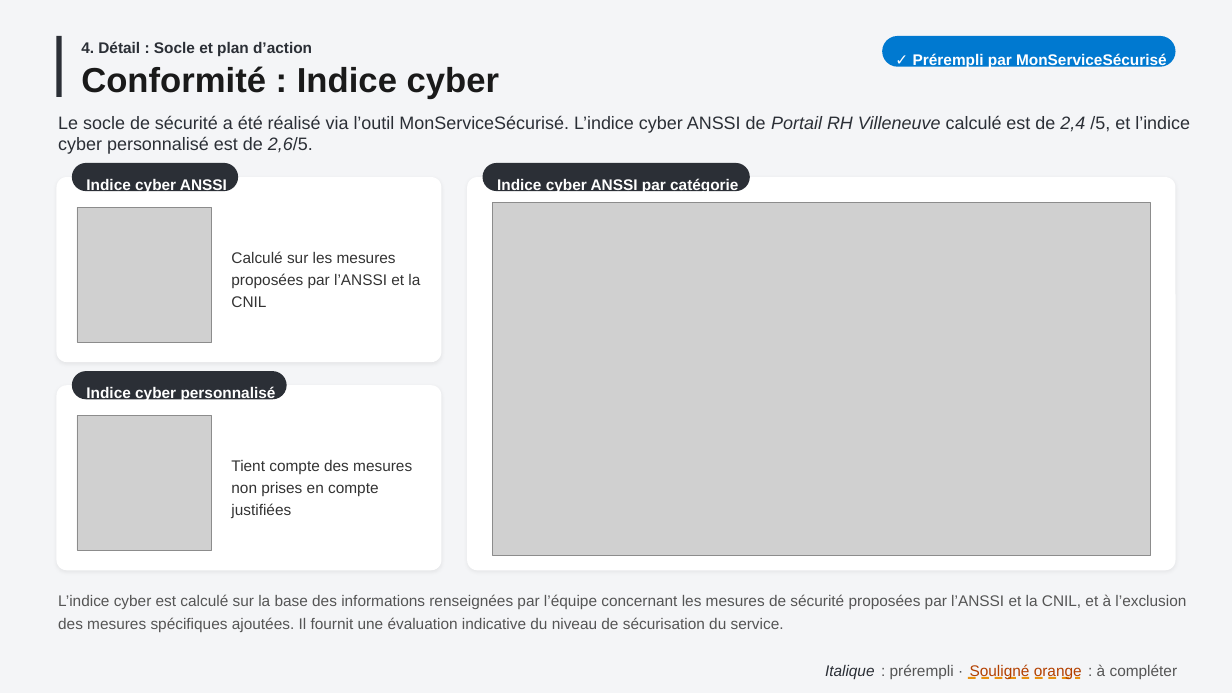
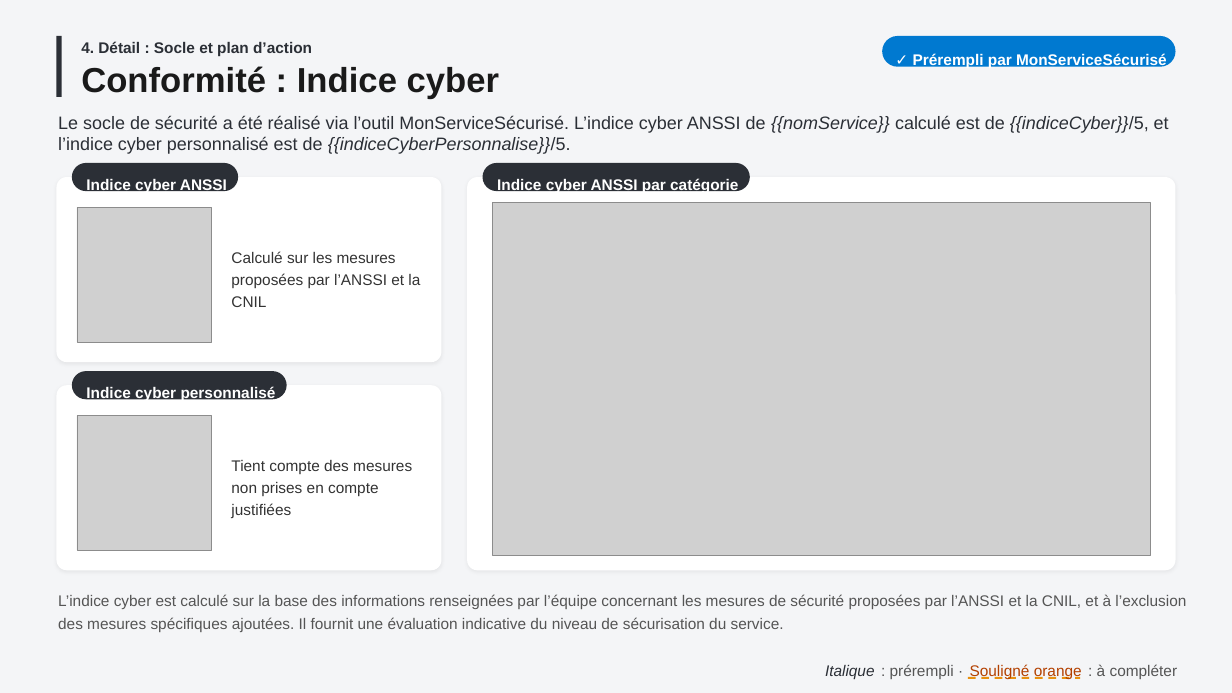
Before and after one commit to betagouv/mon-service-securise, a slide deck: slide 20 of src/vuesPowerpoint/supportCommissionHomologation.pptx. Drawn at 1232x693 pixels with LibreOffice and Linux fonts; fonts in the diff are those of the drawing; grey boxes stand for pictures. Boxes give left, top, right and bottom in pixels: in the first picture for what was removed or moved away, otherwise in the second. Text is boxed around its words. In the diff, an @@ line names an element or a change of style, - is before the commit and + after.

Commit message:
[PPTX] Ajoute la slide de l'indice cyber, brute

```diff
--- a/src/vuesPowerpoint/supportCommissionHomologation.pptx
+++ b/src/vuesPowerpoint/supportCommissionHomologation.pptx
@@ text at (58, 115, 1169, 154): text changed @@
-Le socle de sécurité a été réalisé via l’outil MonServiceSécurisé. L’indice cyber ANSSI de Portail RH Villeneuve calculé est de 2,4 /5, et l’indice cyber personnalisé est de 2,6/5.
+Le socle de sécurité a été réalisé via l’outil MonServiceSécurisé. L’indice cyber ANSSI de {{nomService}} calculé est de {{indiceCyber}}/5, et l’indice cyber personnalisé est de {{indiceCyberPersonnalise}}/5.
```
Also in this commit, not shown: 3 other files.
